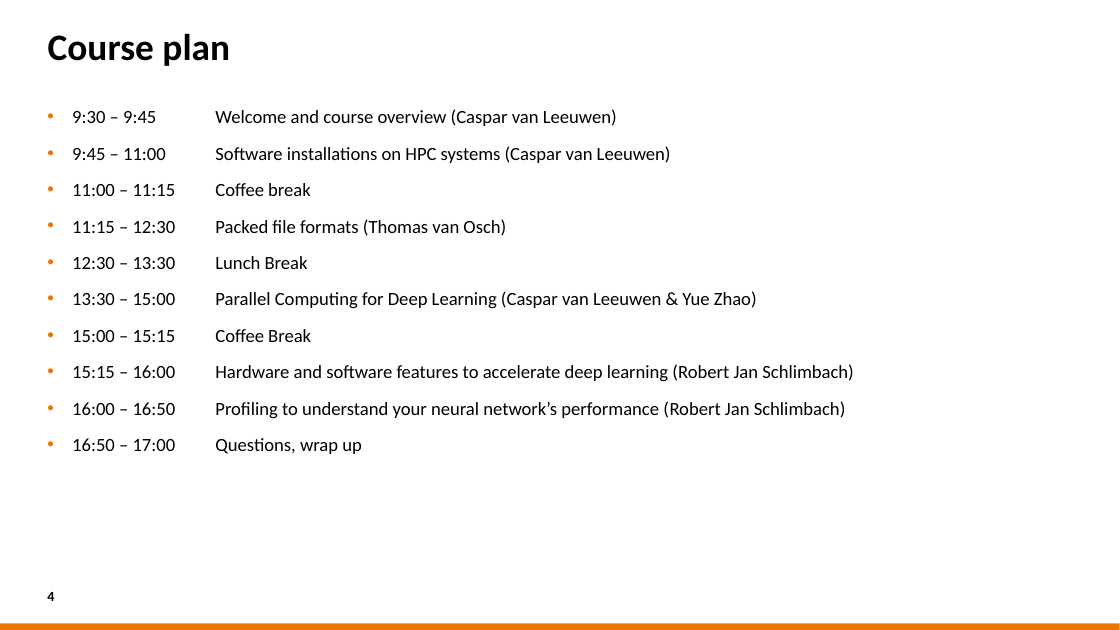
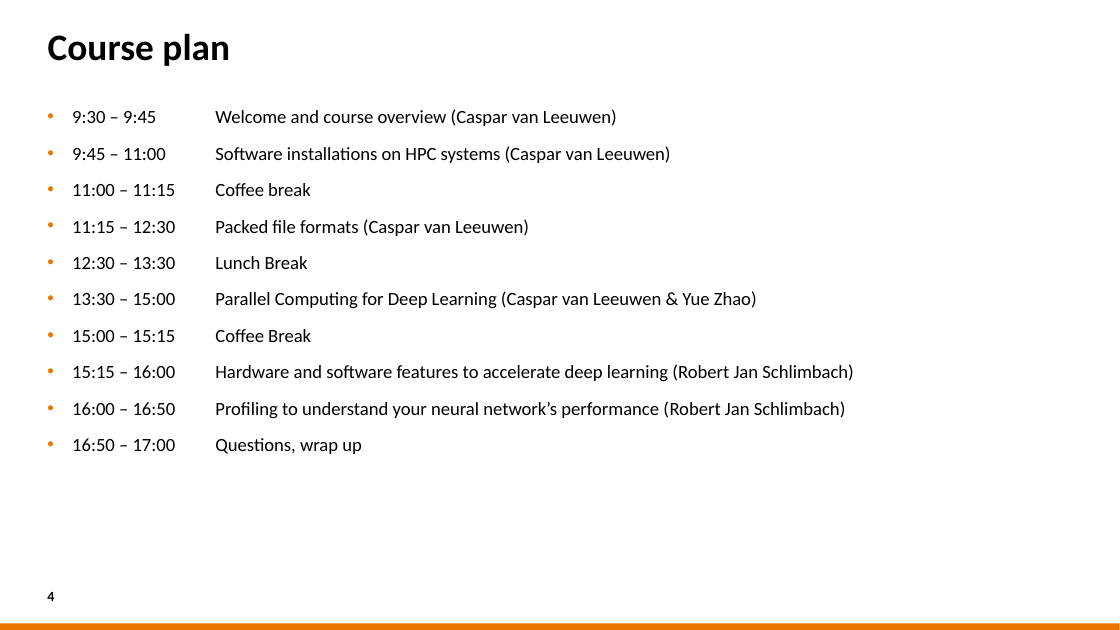
Before and after one commit to sara-nl/MLonHPC_May2023, a slide deck: slide 4 of EuroHPC_HPML_welcome.pptx. Drawn at 1120x630 pixels with LibreOffice and Linux fonts; fonts in the diff are those of the drawing; background and template pictures are left out. Boxes give left, top, right and bottom in pixels: in the first picture for what was removed or moved away, otherwise in the second. Text is boxed around its words. In the diff, an @@ line names an element or a change of style, - is before the commit and + after.

```diff
--- a/EuroHPC_HPML_welcome.pptx
+++ b/EuroHPC_HPML_welcome.pptx
@@ text at <box>72,219,529,236</box>: text changed @@
-• 11:15 – 12:30 Packed file formats (Thomas van Osch)
+• 11:15 – 12:30 Packed file formats (Caspar van Leeuwen)
```
Also in this commit, not shown: 1 slide added, 1 other file.
